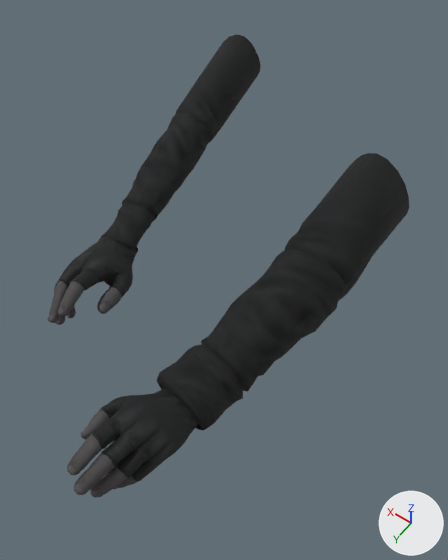
What one commit did to the glTF model public/assets/original/models/operators/pass65-first-person-arms-lod0.glb.
Rendered twice from a 50 mm lens placed at (-0.481, 1.237, 0.341), pointed at (-0.077, 0.671, -0.548). Every picture has the same lights, and +X, +Y and +Z are marked at lower right. The first picture is the older version. Vertices at exactly the same position are counted once.

Names of what the first picture shows: 'Pass65_Arms_Batch_Glove', 'Pass65_Arms_Batch_Skin', 'Pass65_Arms_Batch_Sleeve', 'Pass65_Arms_Batch_WristAccent'.
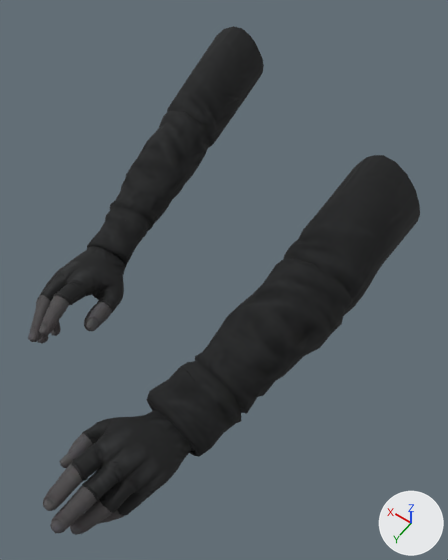
Patch to the scene script:
```diff
--- a/public/assets/original/models/operators/pass65-first-person-arms-lod0.glb.py
+++ b/public/assets/original/models/operators/pass65-first-person-arms-lod0.glb.py
@@ me_armmesh_mat_0 @@
 # used by ob_pass65_arms_batch_sleeve; location = (0.0, 0.4, -0.37); rotation_euler = (0.0, 0.0, 3.142), in degrees (0, 0, 180); scale = (0.012, 0.012, 0.012)
-me_armmesh_mat_0.from_pydata(...)  # 900 vertices, 1818 faces; spans x -23.0..24.2, y -41.7..17.9, z -21.0..-1.0
+me_armmesh_mat_0.from_pydata(...)  # 901 vertices, 1819 faces; spans x -23.8..24.5, y -41.7..18.0, z -21.2..-0.7
+# me_armmesh_mat_0 part 1: the loose piece of 453 vertices spanning x 9.4..24.2, y -41.7..2.2, z -21.0..-1.0 is rebuilt with 455 vertices and now spans x 9.2..24.5, y -41.7..2.2, z -21.2..-0.7
+# me_armmesh_mat_0 part 2: the loose piece of 447 vertices spanning x -23.0..-10.8, y -24.9..17.9, z -19.7..-2.3 is rebuilt with 446 vertices and now spans x -23.8..-10.2, y -24.9..18.0, z -20.3..-1.4
 me_armmesh_mat_0.materials.append(mat_mat_pass65_arms_sleeve_pbr)
@@ me_armmesh_mat_0_005 @@
 # used by ob_pass65_arms_batch_skin; location = (0.0, 0.4, -0.37); rotation_euler = (0.0, 0.0, 3.142), in degrees (0, 0, 180); scale = (0.012, 0.012, 0.012)
-me_armmesh_mat_0_005.from_pydata(...)  # 1422 vertices, 2702 faces; spans x -14.7..14.7, y -59.0..-33.1, z -21.4..-11.5
+me_armmesh_mat_0_005.from_pydata(...)  # 1422 vertices, 2702 faces; spans x -14.8..14.8, y -59.7..-33.4, z -21.6..-11.3
+# me_armmesh_mat_0_005 part 3: the loose piece of 150 vertices spanning x -14.7..-11.1, y -39.1..-35.9, z -21.4..-17.6 is moved by (0.0, -0.5, -0.1)
+# me_armmesh_mat_0_005 part 4: the loose piece of 111 vertices spanning x -7.4..-4.9, y -37.3..-33.1, z -17.5..-15.1 is moved by (0.3, -0.4, 0.0)
+# me_armmesh_mat_0_005 part 5: the loose piece of 150 vertices spanning x -12.7..-9.5, y -43.0..-37.8, z -16.7..-12.5 is scaled about its middle by 1.04, then moved by (0.1, -0.6, 0.1)
+# me_armmesh_mat_0_005 part 6: the loose piece of 150 vertices spanning x -10.4..-7.9, y -42.0..-37.0, z -14.9..-11.5 is moved by (0.2, -0.6, 0.2)
+# me_armmesh_mat_0_005 part 7: the loose piece of 150 vertices spanning x -14.2..-10.3, y -41.7..-37.2, z -19.5..-14.8 is scaled about its middle by 1.04, then moved by (0.0, -0.6, 0.0)
+# me_armmesh_mat_0_005 part 8: the loose piece of 111 vertices spanning x 4.9..7.4, y -53.3..-49.1, z -17.5..-15.1 is moved by (-0.3, -0.4, 0.0)
+# me_armmesh_mat_0_005 part 9: the loose piece of 150 vertices spanning x 9.5..12.7, y -59.0..-53.8, z -16.7..-12.5 is scaled about its middle by 1.04, then moved by (-0.1, -0.6, 0.1)
+# me_armmesh_mat_0_005 part 10: the loose piece of 150 vertices spanning x 7.9..10.4, y -58.0..-53.0, z -14.9..-11.5 is moved by (-0.2, -0.6, 0.2)
+# me_armmesh_mat_0_005 part 11: the loose piece of 150 vertices spanning x 11.1..14.7, y -55.1..-51.9, z -21.4..-17.6 is moved by (0.0, -0.5, -0.1)
+# me_armmesh_mat_0_005 part 12: the loose piece of 150 vertices spanning x 10.3..14.2, y -57.7..-53.2, z -19.5..-14.8 is scaled about its middle by 1.04, then moved by (0.0, -0.6, 0.0)
 me_armmesh_mat_0_005.materials.append(mat_mat_pass65_arms_fingerglove_pbr)
@@ ob_pass65_arms_batch_sleeve @@
 ob_pass65_arms_batch_sleeve.rotation_euler = (0.0, 0.0, 3.142)  # degrees (0, 0, 180)
-ob_pass65_arms_batch_sleeve.scale = (0.012, 0.012, 0.012)
+ob_pass65_arms_batch_sleeve.scale = (0.0128, 0.0128, 0.0128)
@@ ob_pass65_arms_batch_glove @@
 ob_pass65_arms_batch_glove.rotation_euler = (0.0, 0.0, 3.142)  # degrees (0, 0, 180)
-ob_pass65_arms_batch_glove.scale = (0.012, 0.012, 0.012)
+ob_pass65_arms_batch_glove.scale = (0.0128, 0.0128, 0.0128)
@@ ob_pass65_arms_batch_skin @@
 ob_pass65_arms_batch_skin.rotation_euler = (0.0, 0.0, 3.142)  # degrees (0, 0, 180)
-ob_pass65_arms_batch_skin.scale = (0.012, 0.012, 0.012)
+ob_pass65_arms_batch_skin.scale = (0.0128, 0.0128, 0.0128)
@@ ob_pass65_arms_batch_wristaccent @@
 ob_pass65_arms_batch_wristaccent.rotation_euler = (0.0, 0.0, 3.142)  # degrees (0, 0, 180)
-ob_pass65_arms_batch_wristaccent.scale = (0.012, 0.012, 0.012)
+ob_pass65_arms_batch_wristaccent.scale = (0.0128, 0.0128, 0.0128)
```

What differs and where, as boxes (x1, y1, x2, y2) in the pictures (448 x 560 px; the box of a moved part takes in the faces that stretch with it):
'Pass65_Arms_Batch_Sleeve', reshaped, rescaled (7% wider, 9% taller): before (117, 35, 409, 400); after (108, 26, 420, 423)
'Pass65_Arms_Batch_Glove', rescaled (8% wider, 9% taller): before (55, 233, 198, 481); after (37, 246, 192, 516)
'Pass65_Arms_Batch_Skin', reshaped, rescaled (11% taller): before (47, 281, 138, 498); after (28, 295, 124, 535)
'Pass65_Arms_Batch_WristAccent', rescaled (12% wider, 9% taller): before (105, 209, 238, 431); after (87, 214, 236, 457)
part 1 of me_armmesh_mat_0, rebuilt (8% wider, 8% taller): before (188, 153, 409, 400); after (181, 155, 420, 423)
part 2 of me_armmesh_mat_0, rebuilt (8% wider, 10% taller): before (117, 35, 261, 227); after (108, 26, 264, 237)
part 3 of me_armmesh_mat_0_005, moved or reshaped: before (67, 306, 76, 319); after (51, 321, 61, 336)
part 4 of me_armmesh_mat_0_005, moved or reshaped: before (97, 287, 122, 314); after (84, 302, 112, 331)
part 5 of me_armmesh_mat_0_005, moved or reshaped: before (47, 281, 68, 323); after (28, 295, 51, 342)
part 6 of me_armmesh_mat_0_005, moved or reshaped: before (58, 281, 85, 317); after (39, 295, 70, 335)
part 7 of me_armmesh_mat_0_005, moved or reshaped: before (54, 286, 65, 325); after (36, 300, 48, 343)
part 8 of me_armmesh_mat_0_005, moved or reshaped: before (80, 409, 109, 440); after (60, 434, 93, 468)
part 9 of me_armmesh_mat_0_005, moved or reshaped: before (74, 453, 114, 495); after (50, 486, 97, 533)
part 10 of me_armmesh_mat_0_005, moved or reshaped: before (67, 434, 102, 475); after (43, 464, 83, 511)
part 11 of me_armmesh_mat_0_005, moved or reshaped: before (113, 476, 138, 489); after (98, 510, 124, 524)
part 12 of me_armmesh_mat_0_005, moved or reshaped: before (90, 466, 128, 498); after (70, 500, 112, 535)
